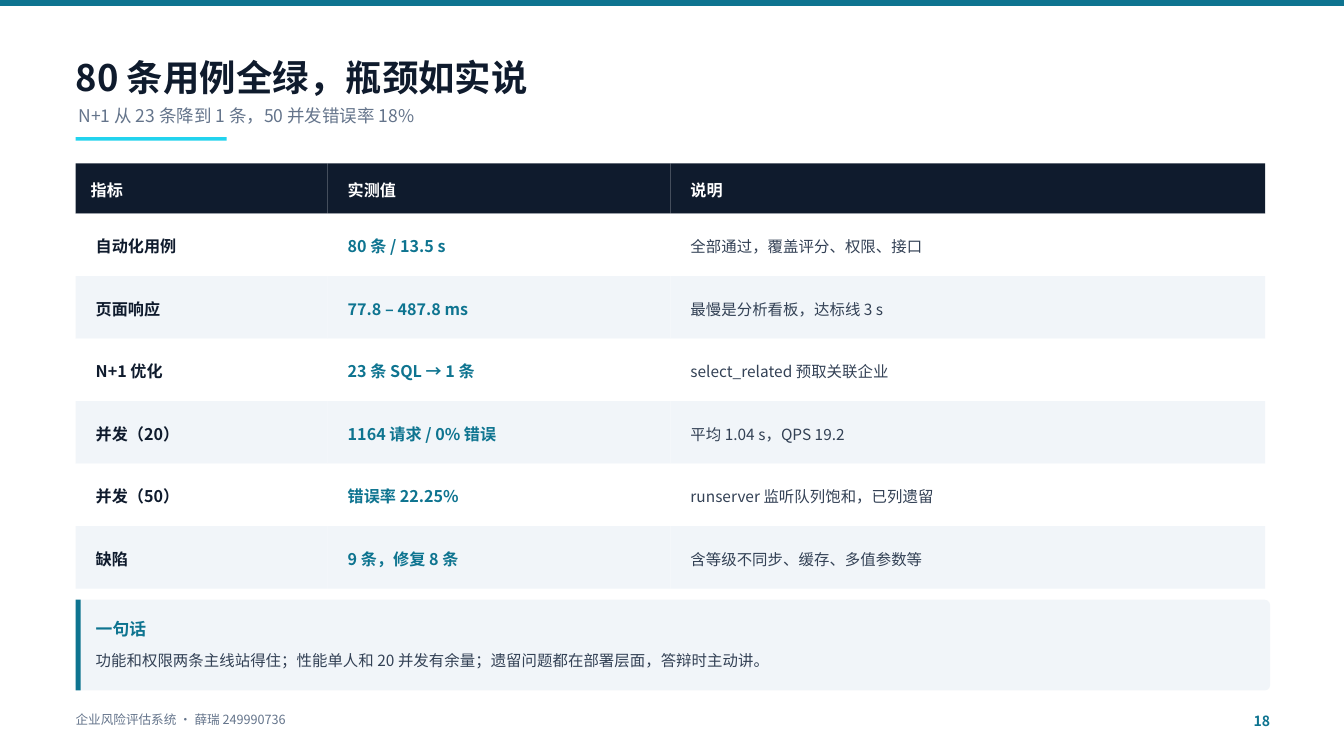
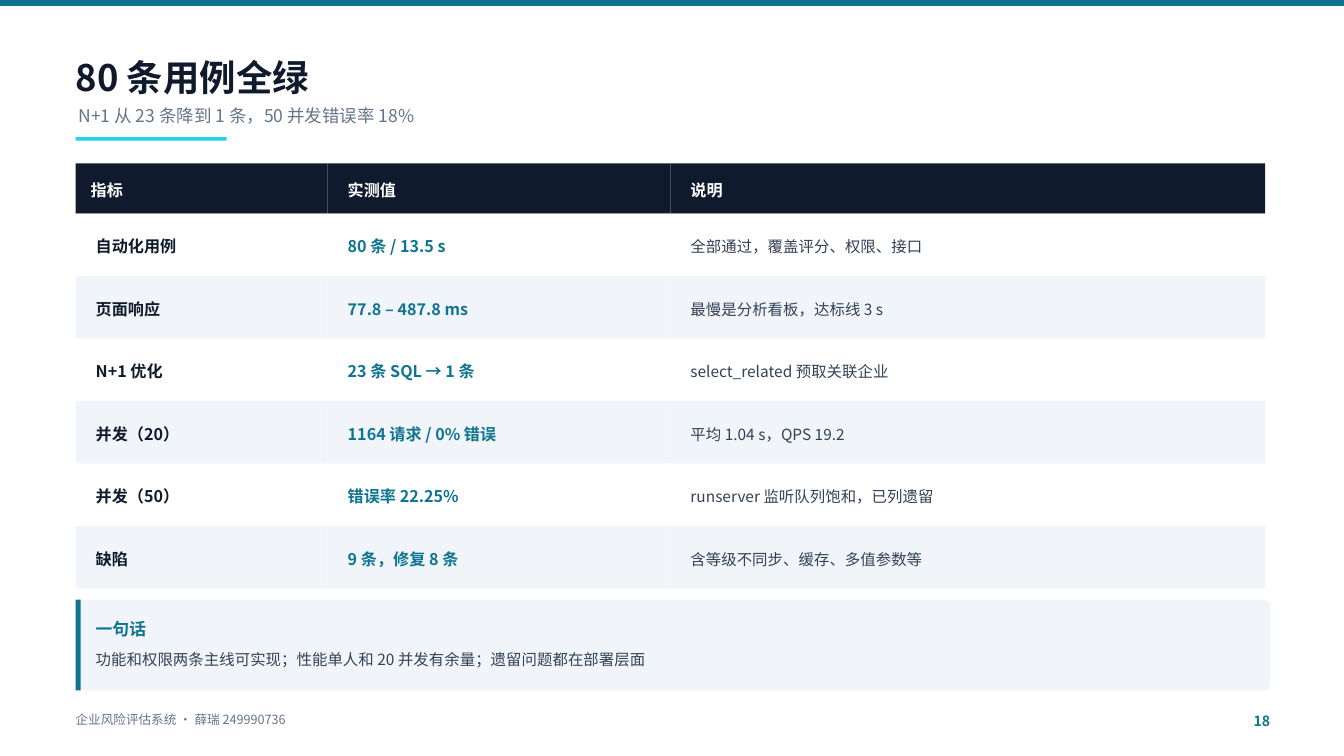
Before and after one commit to pythonlearnerX/enterprise-risk-assessment, a slide deck: slide 18 of 课次/项目17-答辩PPT/企业风险评估系统-答辩汇报-v3.pptx. Drawn at 1344x756 pixels with LibreOffice and Linux fonts; fonts in the diff are those of the drawing. Boxes give left, top, right and bottom in pixels: in the first picture for what was removed or moved away, otherwise in the second. Text is boxed around its words. In the diff, an @@ line names an element or a change of style, - is before the commit and + after.

Commit message:
报告: 按官方模板重写系统测试报告 + 4 项真实性能优化
报告（15 页 / 约 1.57 万字 / 30 表 1 图），严格对齐
《3-系统测试文档模板》与《实训指导书 16》：
- 功能测试 6 模块 × 5 条 = 30 条（每模块含异常/边界），汇总 30/30 通过
- 性能测试 4 项优化，均含优化前后对比（模板要求 ≥3）
- 安全测试 16 项（认证/授权/注入/CSRF/配置），给出未通过项风险等级与整改计划
- 兼容性：Edge 158.0.4370.33 / 1920×1080、1366×768；Chrome 未安装如实标注
- 缺陷 9 条（8 关闭 1 待修复）+ 严重程度定义 + 未通过用例映射
- 附录 A 用例清单、附录 B 提交前自检

代码优化（真实测量，非编造）：
- P-01 风险 CSV 763.6→146.2 ms（values_list + chunk_size）
- P-02 N+1 21→1 条 SQL（select_related）
- P-03 地图聚合 122.5→105.3 ms（Python 逐行改 SQL GROUP BY）
- P-04 新增复合索引 (risk_level, -total_risk_score)，filtered 10%→100%（耗时持平，如实记录）

回归：manage.py test risk_app → 80/80 通过

```diff
--- a/课次/项目17-答辩PPT/企业风险评估系统-答辩汇报-v3.pptx
+++ b/课次/项目17-答辩PPT/企业风险评估系统-答辩汇报-v3.pptx
@@ text at (76,60,309,95): text changed @@
-80 条用例全绿，瓶颈如实说
+80 条用例全绿
@@ text at (96,652,645,667): text changed @@
-功能和权限两条主线站得住；性能单人和 20 并发有余量；遗留问题都在部署层面，答辩时主动讲。
+功能和权限两条主线可实现；性能单人和 20 并发有余量；遗留问题都在部署层面
```
Also in this commit, not shown: 12 other slides changed, 11 other files.
